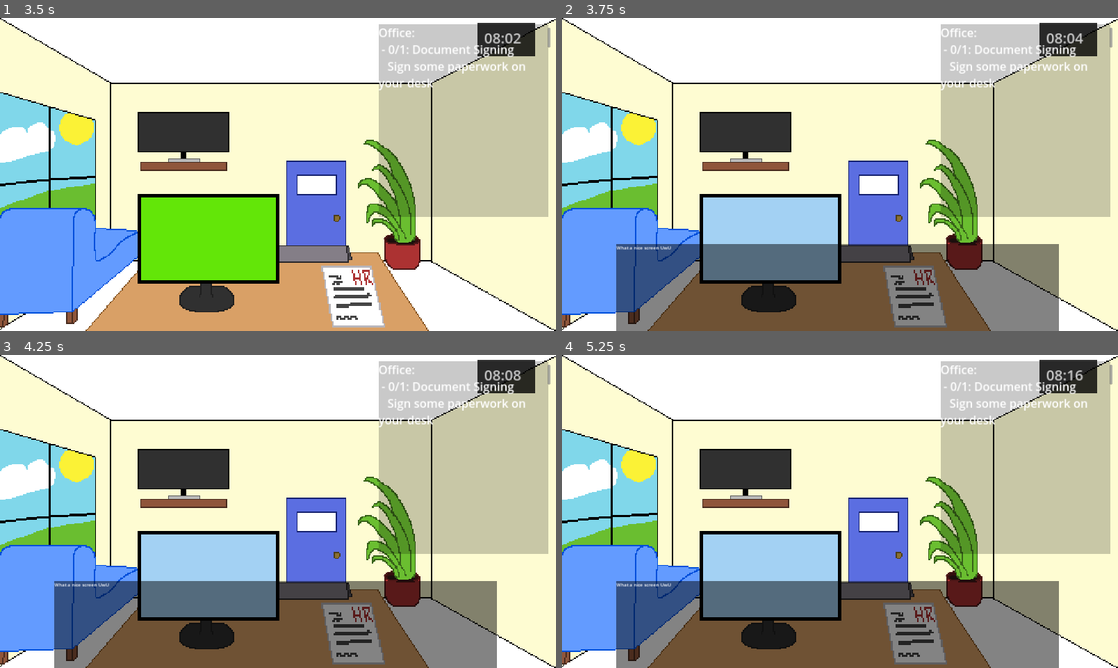
Above: before the commit, frames 1-4 (two rows, left to right).
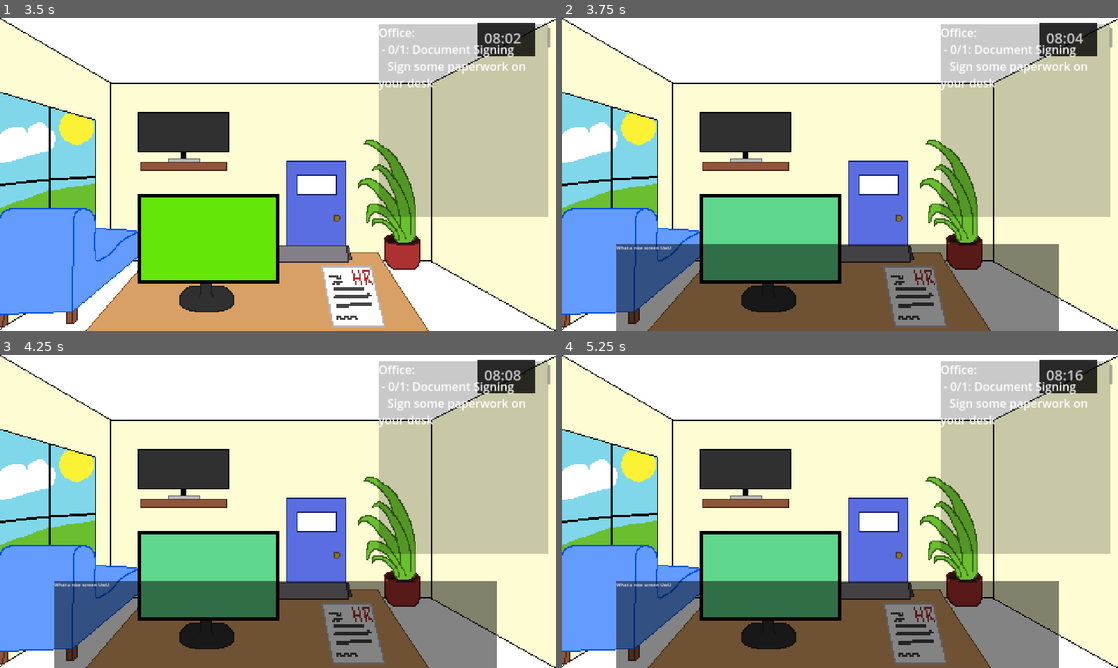
Above: after the commit, the same moments.

Repository: TheWalkingLapis/BrackeysGameJam2025_1
Game: Godot game, scene res://scenes/game_manager.tscn
The game is run twice, just before and just after one commit, with the same random seed, the same clock (stepped at 60 frames per second) and the same inputs.
Inputs (mouse positions are in pixels of both pictures, inside the frame that each line leads up to):
- Up to frame 1 (3.5 s): click (355, 296) at 0.5 s; click (316, 202) at 1.27 s; click "Start" at 2 s; click "continue" at 2.75 s
- Up to frame 2 (3.75 s): click (773, 240) at 3.5 s
- Up to frame 3 (4.25 s): no input
- Up to frame 4 (5.25 s): click (840, 624) at 4.25 s; click (773, 577) at 5 s

Frame 1 is identical in both runs. In frame 2, 6.4% of the frame differs, in the area x 25-50%, y 57-84%; in frame 3, 6.4%; in frame 4, 6.4%.

Commit message:
made resource for button stylebox (still need consistent color for texture buttons), added main hallway and kitchen. Also made it so that interactibles are blocked while in task or text

Diff:
--- /dev/null
+++ b/resources/button_stylebox.tres
@@ -0,0 +1,4 @@
+[gd_resource type="StyleBoxFlat" format=3 uid="uid://c17jcsekrhwk2"]
+
+[resource]
+bg_color = Color(0.34902, 0.792157, 1, 0.533333)
--- a/scenes/room_manager.tscn
+++ b/scenes/room_manager.tscn
@@ -1,7 +1,9 @@
-[gd_scene load_steps=3 format=3 uid="uid://kufy4l8qlp63"]
+[gd_scene load_steps=5 format=3 uid="uid://kufy4l8qlp63"]
 
 [ext_resource type="Script" path="res://scripts/room_manager.gd" id="1_7csls"]
 [ext_resource type="PackedScene" uid="uid://cfbphyo7451bl" path="res://scenes/rooms/office.tscn" id="2_pdmif"]
+[ext_resource type="PackedScene" uid="uid://bh3u47j2ysp1h" path="res://scenes/rooms/kitchen.tscn" id="3_xab73"]
+[ext_resource type="PackedScene" uid="uid://b6d4y5ww7g3sb" path="res://scenes/rooms/main_hallway.tscn" id="4_lqn7m"]
 
 [node name="RoomManager" type="Control"]
 layout_mode = 3
@@ -14,3 +16,9 @@
 
 [node name="Office" parent="." instance=ExtResource("2_pdmif")]
 layout_mode = 1
+
+[node name="Kitchen" parent="." instance=ExtResource("3_xab73")]
+layout_mode = 1
+
+[node name="Main_Hallway" parent="." instance=ExtResource("4_lqn7m")]
+layout_mode = 1
--- /dev/null
+++ b/scenes/rooms/kitchen.tscn
@@ -0,0 +1,80 @@
+[gd_scene load_steps=3 format=3 uid="uid://bh3u47j2ysp1h"]
+
+[ext_resource type="Script" path="res://scripts/kitchen.gd" id="1_pp64o"]
+[ext_resource type="Texture2D" uid="uid://c08c5lfhx6p4p" path="res://imgs/rooms/kitchen/kitchen.png" id="2_eucwl"]
+
+[node name="Kitchen" type="Control"]
+layout_mode = 3
+anchors_preset = 15
+anchor_right = 1.0
+anchor_bottom = 1.0
+grow_horizontal = 2
+grow_vertical = 2
+mouse_filter = 2
+script = ExtResource("1_pp64o")
+
+[node name="Background" type="TextureRect" parent="."]
+texture_filter = 1
+layout_mode = 1
+anchors_preset = 15
+anchor_right = 1.0
+anchor_bottom = 1.0
+grow_horizontal = 2
+grow_vertical = 2
+mouse_filter = 2
+texture = ExtResource("2_eucwl")
+
+[node name="Tasks" type="Control" parent="."]
+anchors_preset = 0
+offset_right = 40.0
+offset_bottom = 40.0
+mouse_filter = 2
+
+[node name="Day1" type="Control" parent="Tasks"]
+layout_mode = 3
+anchors_preset = 0
+offset_right = 40.0
+offset_bottom = 40.0
+mouse_filter = 2
+
+[node name="Day2" type="Control" parent="Tasks"]
+layout_mode = 3
+anchors_preset = 0
+offset_right = 40.0
+offset_bottom = 40.0
+mouse_filter = 2
+
+[node name="Day3" type="Control" parent="Tasks"]
+layout_mode = 3
+anchors_preset = 0
+offset_right = 40.0
+offset_bottom = 40.0
+mouse_filter = 2
+
+[node name="Day4" type="Control" parent="Tasks"]
+layout_mode = 3
+anchors_preset = 0
+offset_right = 40.0
+offset_bottom = 40.0
+mouse_filter = 2
+
+[node name="Day5" type="Control" parent="Tasks"]
+layout_mode = 3
+anchors_preset = 0
+offset_right = 40.0
+offset_bottom = 40.0
+mouse_filter = 2
+
+[node name="Day6" type="Control" parent="Tasks"]
+layout_mode = 3
+anchors_preset = 0
+offset_right = 40.0
+offset_bottom = 40.0
+mouse_filter = 2
+
+[node name="Day7" type="Control" parent="Tasks"]
+layout_mode = 3
+anchors_preset = 0
+offset_right = 40.0
+offset_bottom = 40.0
+mouse_filter = 2
--- /dev/null
+++ b/scenes/rooms/main_hallway.tscn
@@ -0,0 +1,110 @@
+[gd_scene load_steps=7 format=3 uid="uid://b6d4y5ww7g3sb"]
+
+[ext_resource type="Script" path="res://scripts/main_hallway.gd" id="1_sv7ng"]
+[ext_resource type="Texture2D" uid="uid://dvac2jcgd0xdk" path="res://imgs/rooms/main-hallway.png" id="2_ehqfk"]
+[ext_resource type="StyleBox" uid="uid://c17jcsekrhwk2" path="res://resources/button_stylebox.tres" id="3_3seoe"]
+
+[sub_resource type="StyleBoxEmpty" id="StyleBoxEmpty_qxhba"]
+
+[sub_resource type="StyleBoxEmpty" id="StyleBoxEmpty_blhor"]
+
+[sub_resource type="StyleBoxEmpty" id="StyleBoxEmpty_ussbk"]
+
+[node name="Main_Hallway" type="Control"]
+layout_mode = 3
+anchors_preset = 15
+anchor_right = 1.0
+anchor_bottom = 1.0
+grow_horizontal = 2
+grow_vertical = 2
+mouse_filter = 2
+script = ExtResource("1_sv7ng")
+
+[node name="Background" type="TextureRect" parent="."]
+texture_filter = 1
+layout_mode = 1
+anchors_preset = 15
+anchor_right = 1.0
+anchor_bottom = 1.0
+grow_horizontal = 2
+grow_vertical = 2
+mouse_filter = 2
+texture = ExtResource("2_ehqfk")
+
+[node name="Doors" type="Control" parent="."]
+layout_mode = 1
+anchors_preset = 15
+anchor_right = 1.0
+anchor_bottom = 1.0
+grow_horizontal = 2
+grow_vertical = 2
+mouse_filter = 2
+
+[node name="HR" type="Button" parent="Doors"]
+layout_mode = 0
+offset_left = 593.0
+offset_top = 457.0
+offset_right = 776.0
+offset_bottom = 792.0
+theme_override_styles/focus = SubResource("StyleBoxEmpty_qxhba")
+theme_override_styles/hover = ExtResource("3_3seoe")
+theme_override_styles/pressed = SubResource("StyleBoxEmpty_blhor")
+theme_override_styles/normal = SubResource("StyleBoxEmpty_ussbk")
+
+[node name="Tasks" type="Control" parent="."]
+layout_mode = 3
+anchors_preset = 0
+offset_right = 40.0
+offset_bottom = 40.0
+mouse_filter = 2
+
+[node name="Day1" type="Control" parent="Tasks"]
+layout_mode = 3
+anchors_preset = 0
+offset_right = 40.0
+offset_bottom = 40.0
+mouse_filter = 2
+
+[node name="Day2" type="Control" parent="Tasks"]
+layout_mode = 3
+anchors_preset = 0
+offset_right = 40.0
+offset_bottom = 40.0
+mouse_filter = 2
+
+[node name="Day3" type="Control" parent="Tasks"]
+layout_mode = 3
+anchors_preset = 0
+offset_right = 40.0
+offset_bottom = 40.0
+mouse_filter = 2
+
+[node name="Day4" type="Control" parent="Tasks"]
+layout_mode = 3
+anchors_preset = 0
+offset_right = 40.0
+offset_bottom = 40.0
+mouse_filter = 2
+
+[node name="Day5" type="Control" parent="Tasks"]
+layout_mode = 3
+anchors_preset = 0
+offset_right = 40.0
+offset_bottom = 40.0
+mouse_filter = 2
+
+[node name="Day6" type="Control" parent="Tasks"]
+layout_mode = 3
+anchors_preset = 0
+offset_right = 40.0
+offset_bottom = 40.0
+mouse_filter = 2
+
+[node name="Day7" type="Control" parent="Tasks"]
+layout_mode = 3
+anchors_preset = 0
+offset_right = 40.0
+offset_bottom = 40.0
+mouse_filter = 2
+
+[connection signal="pressed" from="Doors/HR" to="." method="_on_hr_pressed"]
--- a/scenes/rooms/office.tscn
+++ b/scenes/rooms/office.tscn
@@ -1,17 +1,21 @@
-[gd_scene load_steps=8 format=3 uid="uid://cfbphyo7451bl"]
+[gd_scene load_steps=11 format=3 uid="uid://cfbphyo7451bl"]
 
 [ext_resource type="Script" path="res://scripts/office.gd" id="1_24yk3"]
 [ext_resource type="Texture2D" uid="uid://wsbqqvq6eyg5" path="res://imgs/rooms/office.png" id="2_veu3n"]
+[ext_resource type="StyleBox" uid="uid://c17jcsekrhwk2" path="res://resources/button_stylebox.tres" id="3_468xx"]
 [ext_resource type="PackedScene" uid="uid://dihw1bwmo6omg" path="res://scenes/tasks/task_1_1_office.tscn" id="3_jjpo7"]
 
 [sub_resource type="StyleBoxEmpty" id="StyleBoxEmpty_ky8xr"]
 
-[sub_resource type="StyleBoxFlat" id="StyleBoxFlat_iqwsi"]
-bg_color = Color(0.637508, 0.818402, 0.95278, 1)
-
 [sub_resource type="StyleBoxEmpty" id="StyleBoxEmpty_w2qgq"]
 
 [sub_resource type="StyleBoxEmpty" id="StyleBoxEmpty_gbdd0"]
+
+[sub_resource type="StyleBoxEmpty" id="StyleBoxEmpty_q32h6"]
+
+[sub_resource type="StyleBoxEmpty" id="StyleBoxEmpty_rvfy4"]
+
+[sub_resource type="StyleBoxEmpty" id="StyleBoxEmpty_celsl"]
 
 [node name="Office" type="Control"]
 layout_mode = 3
@@ -49,9 +53,20 @@
 offset_right = 954.0
 offset_bottom = 904.0
 theme_override_styles/focus = SubResource("StyleBoxEmpty_ky8xr")
-theme_override_styles/hover = SubResource("StyleBoxFlat_iqwsi")
+theme_override_styles/hover = ExtResource("3_468xx")
 theme_override_styles/pressed = SubResource("StyleBoxEmpty_w2qgq")
 theme_override_styles/normal = SubResource("StyleBoxEmpty_gbdd0")
+
+[node name="Door" type="Button" parent="Clickables"]
+layout_mode = 0
+offset_left = 988.0
+offset_top = 492.0
+offset_right = 1196.0
+offset_bottom = 784.0
+theme_override_styles/focus = SubResource("StyleBoxEmpty_q32h6")
+theme_override_styles/hover = ExtResource("3_468xx")
+theme_override_styles/pressed = SubResource("StyleBoxEmpty_rvfy4")
+theme_override_styles/normal = SubResource("StyleBoxEmpty_celsl")
 
 [node name="Tasks" type="Control" parent="."]
 layout_mode = 1
@@ -76,4 +91,47 @@
 task_name = "Document Signing"
 task_description = "Sign some paperwork on your desk"
 
+[node name="Day2" type="Control" parent="Tasks"]
+layout_mode = 3
+anchors_preset = 0
+offset_right = 40.0
+offset_bottom = 40.0
+mouse_filter = 2
+
+[node name="Day3" type="Control" parent="Tasks"]
+layout_mode = 3
+anchors_preset = 0
+offset_right = 40.0
+offset_bottom = 40.0
+mouse_filter = 2
+
+[node name="Day4" type="Control" parent="Tasks"]
+layout_mode = 3
+anchors_preset = 0
+offset_right = 40.0
+offset_bottom = 40.0
+mouse_filter = 2
+
+[node name="Day5" type="Control" parent="Tasks"]
+layout_mode = 3
+anchors_preset = 0
+offset_right = 40.0
+offset_bottom = 40.0
+mouse_filter = 2
+
+[node name="Day6" type="Control" parent="Tasks"]
+layout_mode = 3
+anchors_preset = 0
+offset_right = 40.0
+offset_bottom = 40.0
+mouse_filter = 2
+
+[node name="Day7" type="Control" parent="Tasks"]
+layout_mode = 3
+anchors_preset = 0
+offset_right = 40.0
+offset_bottom = 40.0
+mouse_filter = 2
+
 [connection signal="pressed" from="Clickables/PCScreen" to="." method="_on_pc_screen_pressed"]
+[connection signal="pressed" from="Clickables/Door" to="." method="_on_door_pressed"]
--- a/scenes/tasks/task_1_1_office.tscn
+++ b/scenes/tasks/task_1_1_office.tscn
@@ -5,11 +5,9 @@
 [ext_resource type="Texture2D" uid="uid://h6xgld1lnyb3" path="res://imgs/sprites/tasks/hr-signing/document_laying_mask.png" id="3_t6ogm"]
 [ext_resource type="Texture2D" uid="uid://dcohecbvkrvb6" path="res://imgs/sprites/tasks/hr-signing/document_empty.png" id="3_y5lgl"]
 [ext_resource type="Texture2D" uid="uid://rowl4cchp6gx" path="res://imgs/sprites/tasks/hr-signing/document_signed.png" id="4_g6nh2"]
+[ext_resource type="StyleBox" uid="uid://c17jcsekrhwk2" path="res://resources/button_stylebox.tres" id="5_rv01u"]
 
 [sub_resource type="StyleBoxEmpty" id="StyleBoxEmpty_fmtq6"]
-
-[sub_resource type="StyleBoxFlat" id="StyleBoxFlat_bm48l"]
-bg_color = Color(0.109804, 0.658824, 0.839216, 0.670588)
 
 [sub_resource type="StyleBoxEmpty" id="StyleBoxEmpty_p3kxn"]
 
@@ -71,7 +69,7 @@
 offset_right = 1330.0
 offset_bottom = 878.0
 theme_override_styles/focus = SubResource("StyleBoxEmpty_fmtq6")
-theme_override_styles/hover = SubResource("StyleBoxFlat_bm48l")
+theme_override_styles/hover = ExtResource("5_rv01u")
 theme_override_styles/pressed = SubResource("StyleBoxEmpty_p3kxn")
 theme_override_styles/normal = SubResource("StyleBoxEmpty_hf0ig")
 
--- a/scripts/game_manager.gd
+++ b/scripts/game_manager.gd
@@ -20,12 +20,12 @@
 	Global.text_manager = text_manager
 
 	time_manager.day_done.connect(_on_day_done)
+	room_manager.task_started.connect(_on_task_in_progress)
+	room_manager.task_ended.connect(_on_task_ended)
+	text_manager.text_in_progress.connect(_on_text_in_progress)
 	text_manager.finished_text.connect(_on_text_continue)
 
 	ui_manager.to_main_menu()
-
-func _process(delta):
-	pass
 
 ## Called before start_day to display news and mail w.o. waisting time
 func pre_start_day(day):
@@ -40,6 +40,11 @@
 	time_manager.start_day(day)
 
 func _on_text_in_progress():
+	print("Disabled Interaction")
+	allow_interaction = false
+
+func _on_task_in_progress():
+	print("Disabled Interaction")
 	allow_interaction = false
 
 func _on_text_continue(force):
@@ -49,6 +54,10 @@
 				start_day(current_day)
 			GameState.IDLE:
 				print("Text done")
+	print("Reenabled Interaction")
+	allow_interaction = true
+
+func _on_task_ended():
 	allow_interaction = true
 
 func _on_day_done():
--- /dev/null
+++ b/scripts/kitchen.gd
@@ -0,0 +1 @@
+extends Room
--- /dev/null
+++ b/scripts/main_hallway.gd
@@ -0,0 +1,6 @@
+extends Room
+
+func _on_hr_pressed():
+	print(Global.game_manager.allow_interaction)
+	if !Global.game_manager.allow_interaction: return
+	Global.room_manager.change_room_to("Office")
--- a/scripts/office.gd
+++ b/scripts/office.gd
@@ -6,3 +6,8 @@
 	if !Global.game_manager.allow_interaction: return
 	Global.text_manager.display_interaction_text("What a nice screen UwU")
 	Global.time_manager.change_time_speed(2.0)
+
+
+func _on_door_pressed():
+	if !Global.game_manager.allow_interaction: return
+	Global.room_manager.change_room_to("Main_Hallway")
--- a/scripts/room_manager.gd
+++ b/scripts/room_manager.gd
@@ -1,17 +1,25 @@
 extends Control
 class_name RoomManager
 
-@onready var office: Control = $Office
+signal task_started()
+signal task_ended()
+
+@onready var office: Room = $Office
+@onready var kitchen: Room = $Kitchen
+@onready var main_hallway: Room = $Main_Hallway
 var current_room = "Office"
 
 var name_to_node_dict: Dictionary
 var current_tasks = {}
+var task_in_progress = false
 var num_tasks = 0
 var num_completed_tasks = 0
 
 func _ready():
 	name_to_node_dict = {
-		"Office": office
+		"Office": office,
+		"Kitchen": kitchen,
+		"Main_Hallway": main_hallway
 	}
 	for room_name in name_to_node_dict:
 		name_to_node_dict[room_name].visible = (current_room == room_name)
@@ -24,6 +32,7 @@
 		var room_tasks = name_to_node_dict[room_name].get_tasks_for_day(day)
 		tasks[room_name] = room_tasks
 		for task in room_tasks:
+			(task as Task).started.connect(_on_task_started)
 			(task as Task).completed.connect(_on_task_completed)
 			num_tasks += 1
 	current_tasks = tasks
@@ -37,8 +46,17 @@
 	current_room = room_name
 	name_to_node_dict[current_room].visible = true
 
+func _on_task_started():
+	task_in_progress = true
+	task_started.emit()
+
+func _on_task_failed(): # TODO connect
+	task_ended.emit()
+
 func _on_task_completed():
 	num_completed_tasks += 1
+	task_in_progress = false
+	task_ended.emit()
 	Global.ui_manager.update_tasks()
 	if num_completed_tasks == num_tasks:
 		print("all done, TODO")
--- a/scripts/task_template.gd
+++ b/scripts/task_template.gd
@@ -1,6 +1,7 @@
 extends Control
 class_name Task
 
+signal started()
 signal completed()
 
 @export var task_name: String = "Task"
--- a/scripts/tasks/task_1_1_office.gd
+++ b/scripts/tasks/task_1_1_office.gd
@@ -11,6 +11,7 @@
 	unsigned.visible = false
 
 func start_task():
+	started.emit()
 	document.visible = false
 	unsigned.visible = true
 	signed.visible = false
